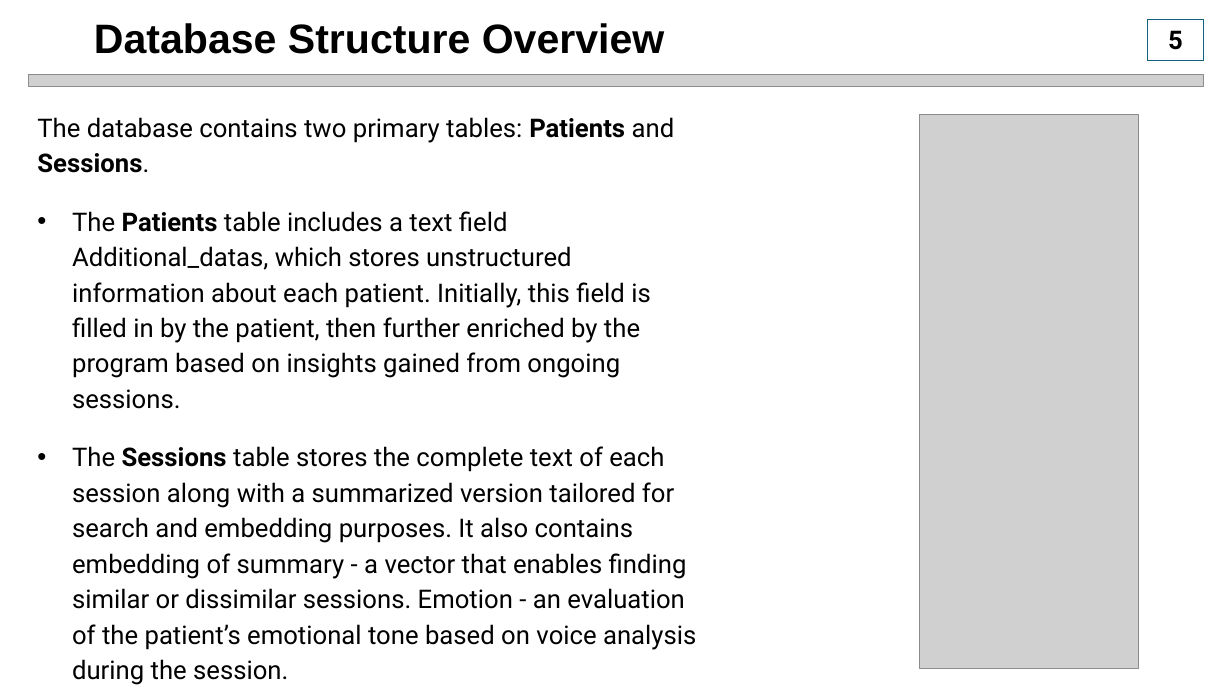
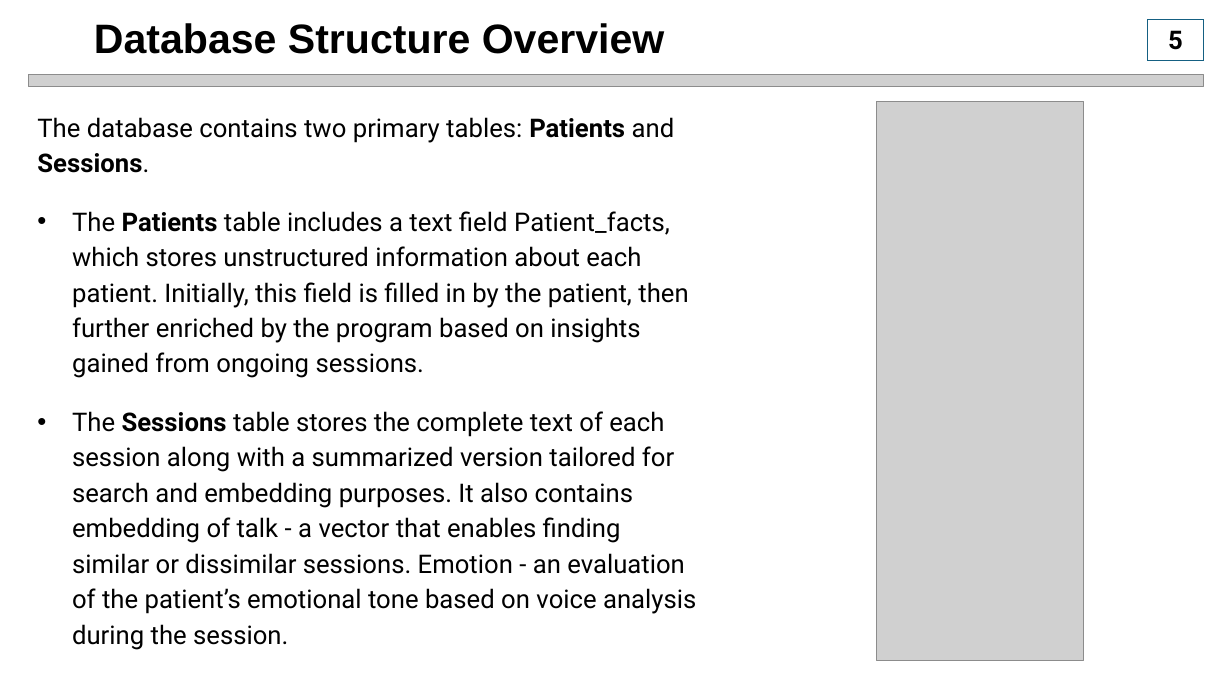
Before and after one commit to IlyaZutler/Project_4-Psychologist_IA, a slide deck: slide 6 of Presentation3.pptx. Drawn at 1232x693 pixels with LibreOffice and Linux fonts; fonts in the diff are those of the drawing; grey boxes stand for pictures. Boxes give left, top, right and bottom in pixels: in the first picture for what was removed or moved away, otherwise in the second. Text is boxed around its words. In the diff, an @@ line names an element or a change of style, - is before the commit and + after.

```diff
--- a/Presentation3.pptx
+++ b/Presentation3.pptx
@@ picture resized from (x1=920, y1=115, x2=1138, y2=669) to (x1=877, y1=101, x2=1085, y2=660) @@
@@ text at (x1=72, y1=211, x2=696, y2=650): text changed @@
-• The Patients table includes a text field Additional_datas, which stores unstructured information about each patient. Initially, this field is filled in by the patient, then further enriched by the program based on insights gained from ongoing sessions.
-• The Sessions table stores the complete text of each session along with a summarized version tailored for search and embedding purposes. It also contains embedding of summary - a vector that enables finding similar or dissimilar sessions. Emotion - an evaluation of the patient’s emotional tone based on voice analysis during the session.
+• The Patients table includes a text field Patient_facts, which stores unstructured information about each patient. Initially, this field is filled in by the patient, then further enriched by the program based on insights gained from ongoing sessions.
+• The Sessions table stores the complete text of each session along with a summarized version tailored for search and embedding purposes. It also contains embedding of talk - a vector that enables finding similar or dissimilar sessions. Emotion - an evaluation of the patient’s emotional tone based on voice analysis during the session.
```
Also in this commit, not shown: 6 other slides changed, 8 other files.
